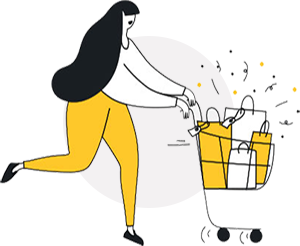
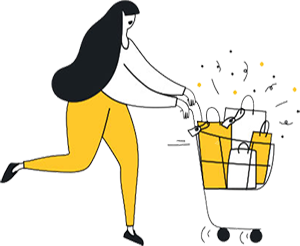
Layer changes from the first 300×246 image to the second:
added layer "Layer 3" above "Layer 2" over [63, 36, 254, 208]
added layer "Layer 2" above "Layer 1" over [167, 92, 254, 206]
painted on "Layer 1" over [63, 36, 254, 208]
hid "Ellipse 1" over [63, 36, 234, 208]
